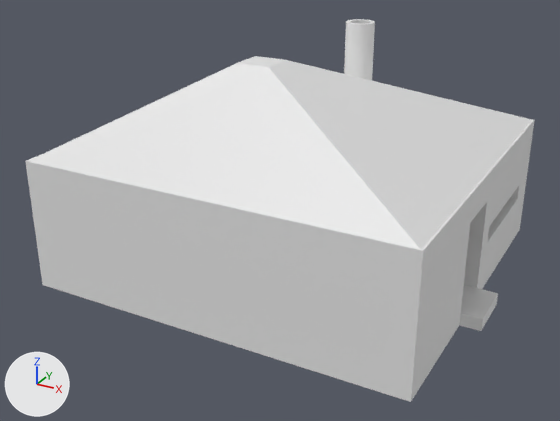
The Blender file SaveFiles/City/ChillZone.blend as it was, and as the next commit left it.
Rendered twice from a camera (50 mm lens) standing at (11.4, -41.3, 22.7) and looking at (-10.3, -2.0, 3.0). Every picture has the same lights, and +X, +Y and +Z are marked at lower left.

The first picture shows 'Cylinder', 'MainPlace', 'Roof'.
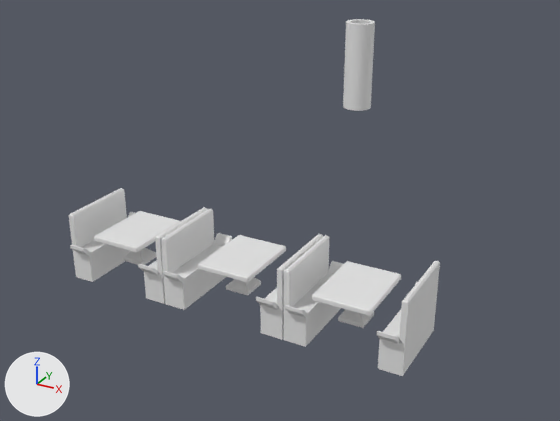
Changed parts and their boxes (x1, y1, x2, y2) in the pictures (560 x 421 px):
'MainPlace', hidden: before (25, 119, 535, 402)
'Roof', hidden: before (29, 56, 532, 250)
part 1 of me_cube_001, deleted: before (26, 119, 534, 251)
part 2 of me_cube_001, recoloured: before (25, 120, 535, 402)
'Sofa', unchanged, uncovered by the edit: after (161, 209, 232, 310)
'Sofa6', unchanged, uncovered by the edit: after (284, 235, 343, 347)
'Sofa4', unchanged, uncovered by the edit: after (376, 261, 440, 376)
'Sofa5', unchanged, uncovered by the edit: after (69, 188, 135, 282)

The edits, one by one:
Picture 'Roof' (img_roof) is new.
Picture 'Untitled' (img_untitled) is new.
Material 'Material.002' (mat_material_002) is new.
Its texture is img_roof.
Its specular ior level is 0.05.
Material 'Material.001' (mat_material_001) is new.
Its texture is img_untitled.
me_cube_001 is used by ob_mainplace; location (0.0, 0.0, 0.0).
Verts and faces of me_cube_001; kept vertices keep their numbers, new ones are numbered from 108.
Before the commit, vertices of me_cube_001: 36 (-21.0, 0.0, 7.2), 37 (-21.0, 10.2, 7.2), 38 (1.0, 10.2, 7.2), 39 (2.1, 11.3, 7.2) at pixel (534, 119), 40 (1.0, -5.6, 7.2).
Before the commit, vertices of me_cube_001: 41 (1.0, -10.2, 7.2), 42 (2.1, -11.3, 7.2) at pixel (423, 250), 43 (-21.0, -10.2, 7.2), 44 (-22.0, 0.0, 7.2), 45 (-22.0, 11.3, 7.2).
Before the commit, vertices of me_cube_001: 46 (2.1, -5.6, 7.2) at pixel (460, 206), 47 (-22.0, -11.3, 7.2) at pixel (25, 160), 48 (-21.0, -5.1, 7.2), 49 (1.0, 0.0, 7.2), 50 (-22.0, -5.6, 7.2).
Before the commit, vertices of me_cube_001: 51 (2.1, 0.0, 7.2) at pixel (490, 171).
me_cube_001 had 108 vertices, 115 faces and spanned x -22.0..3.3, y -11.3..11.3, z -1.0..7.2.
me_cube_001 now has 100 vertices, 96 faces and spans x -22.0..3.3, y -11.3..11.3, z -1.0..7.2.
Part 1, on me_cube_001:
Faces deleted: (41, 43, 47, 42), (36, 37, 45, 44), (40, 41, 42, 46), (37, 38, 39, 45), (38, 49, 51, 39), (36, 44, 50, 48).
Faces deleted: (43, 48, 50, 47), (40, 46, 51, 49).
me_cube_001 part 2: 96 faces spanning x -22.0..3.3, y -11.3..11.3, z -1.0..7.2 switch from no material to mat_material_001 (picture img_untitled).
me_cube_004 has 8 vertices, 6 faces and spans x -11.9..11.9, y -11.2..11.2, z -0.8..5.0.
me_cube_004 now uses material mat_material_002 (picture img_roof).
Object 'MainPlace' (ob_mainplace) is now hidden.
Object 'Roof' (ob_roof) is now hidden.
